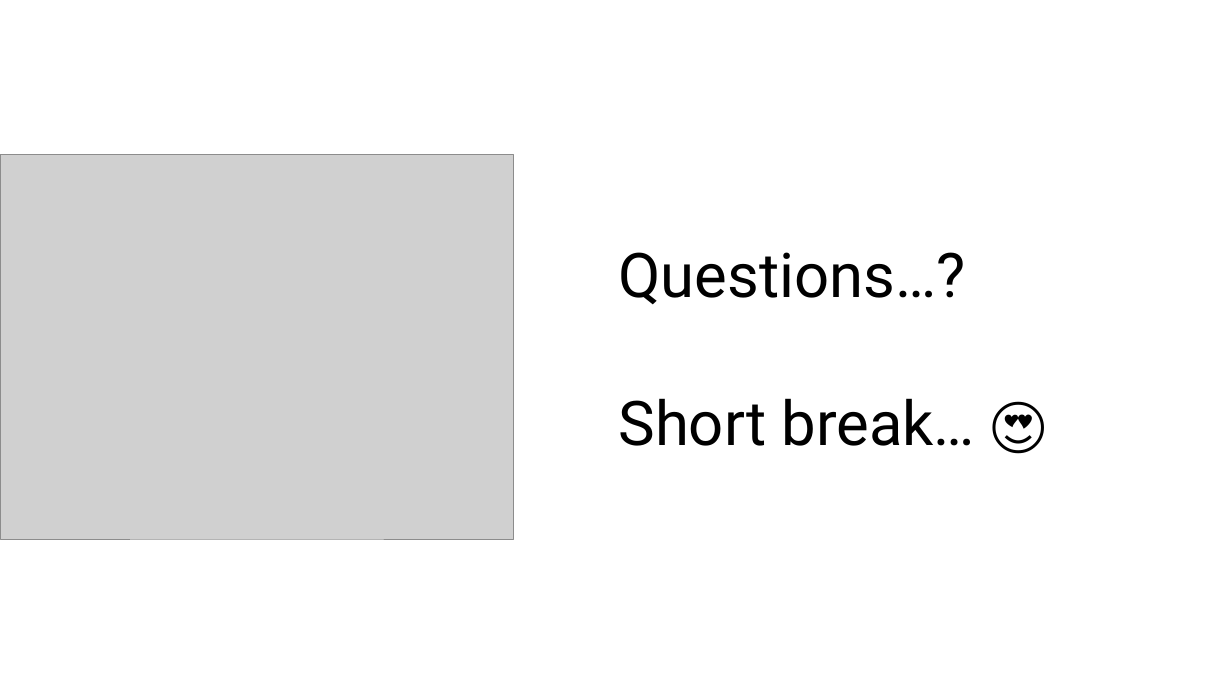
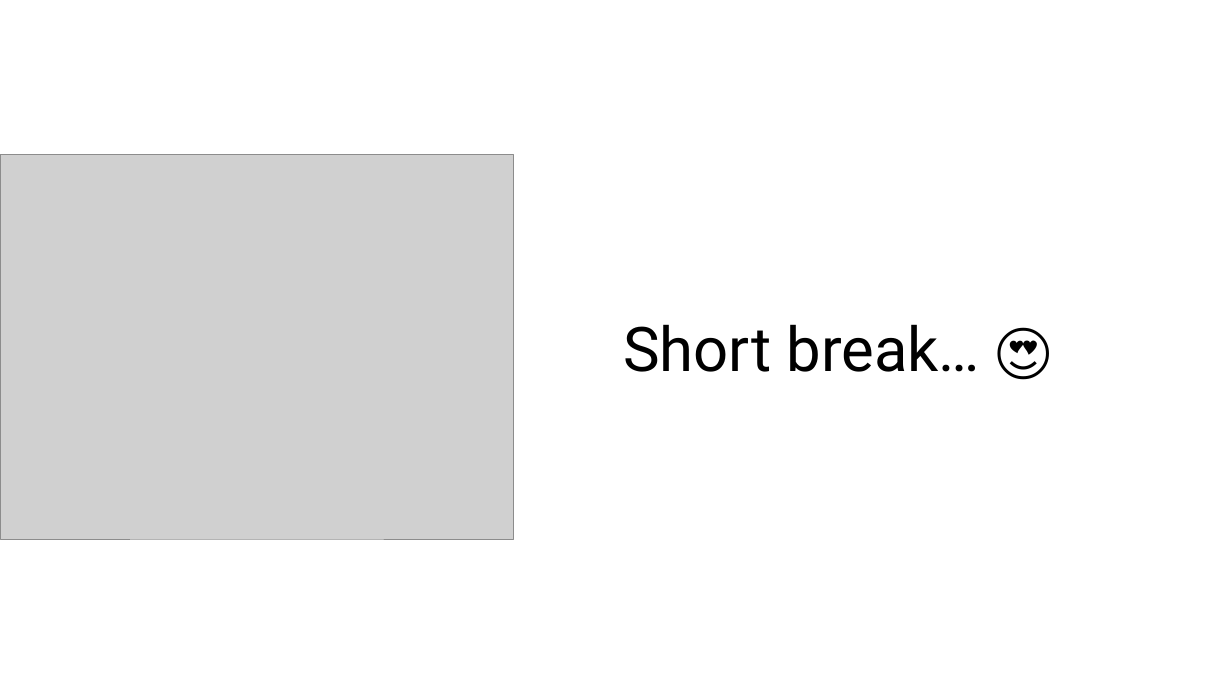
Before and after one commit to tkuenneth/compose_workshop, a slide deck: slide 4 of slides/06_Beyond Android.pptx (slide 18 before the commit). Drawn at 1232x693 pixels with LibreOffice and Linux fonts; fonts in the diff are those of the drawing; grey boxes stand for pictures; background and template pictures are left out. Boxes give left, top, right and bottom in pixels: in the first picture for what was removed or moved away, otherwise in the second. Text is boxed around its words. In the diff, an @@ line names an element or a change of style, - is before the commit and + after.

```diff
--- a/slides/06_Beyond Android.pptx
+++ b/slides/06_Beyond Android.pptx
@@ text at (619, 252, 966, 305): paragraph removed @@
-Questions…?
@@ text "Short break… 😍": place and size @@
-text "Short break… 😍" at (619, 252, 975, 446)
+text "Short break… 😍" at (623, 324, 980, 372)
```
Also in this commit, not shown: 2 other slides changed, 1 slide added, 15 slides removed, 3 other files.
